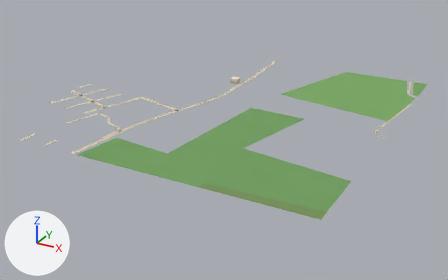
Before and after pictures for a commit that changed the glTF model public/assets/bengaluru-region-v1/tiles/t35_-25-l0.glb.
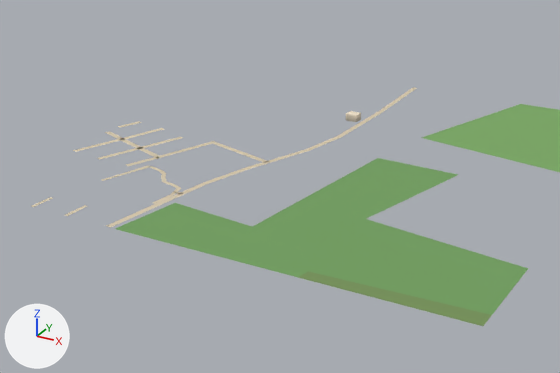
The first picture shows the older version from a 50 mm lens placed at (18179.0, -13034.0, 333.0), pointed at (17760.0, -12271.0, -48.0). The close-ups show the older and then the newer version on the part from 0% to 83% of the width and 1% to 90% of the height of that picture. Only the edits that show in the close-ups are written down. Arrows for +X, +Y and +Z are at lower left; the lights stay in place. Vertices at exactly the same position are counted once.

Names of what the first close-up shows: 'ground' and 1 more.
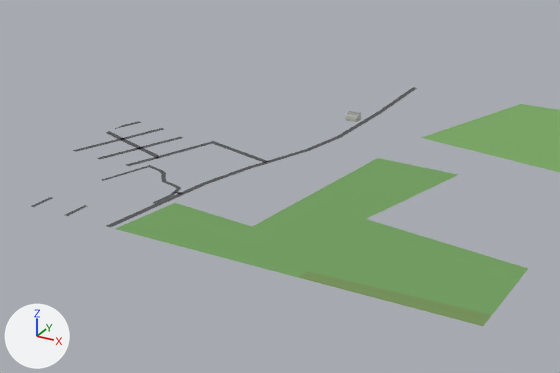
Location of each change, (x1, y1, x2, y2) in pixels of the close-ups (560 x 373 px; the box of a moved part takes in the faces that stretch with it):
part 1 of me_ground, moved or reshaped
    before: (31, 165, 183, 228)
    after: (31, 165, 183, 227)
part 2 of me_ground, reshaped
    before: (105, 121, 141, 139)
    after: (106, 121, 141, 139)
part 3 of me_ground, recoloured
    both: (73, 91, 411, 227)

The change, as a diff of the scene's bpy script:
```diff
--- a/public/assets/bengaluru-region-v1/tiles/t35_-25-l0.glb.py
+++ b/public/assets/bengaluru-region-v1/tiles/t35_-25-l0.glb.py
@@ me_ground @@
 # used by ob_ground; location = (17500.0, -12500.0, 0.0)
 # verts and faces of me_ground; kept vertices keep their numbers, new ones are numbered from 352
 # before: 52 (28.0, 173.0, 1.0) at pixel (119, 139), 53 (30.0, 179.0, 1.0) at pixel (124, 138), 54 (-1.0, 184.0, 1.0) at pixel (104, 132), 55 (1.0, 189.0, 1.0) at pixel (109, 131), 80 (12.0, 229.0, 1.0) at pixel (141, 122)
 # before: 82 (3.0, 204.0, 1.0) at pixel (120, 127), 83 (-3.0, 206.0, 1.0) at pixel (117, 126)
-me_ground.from_pydata(...)  # 352 vertices, 415 faces; spans x -3.0..501.0, y 0.0..500.0, z 1.0
+me_ground.from_pydata(...)  # 358 vertices, 421 faces; spans x 0.0..500.0, y 0.0..500.0, z 1.0
+# me_ground part 1
+# 5 faces are deleted
+# 6 vertices move from x 103.0..176.0, y 29.0..129.0, z 1.0 to x 104.0..175.0, y 19.0..130.0, z 1.0
+# 5 new faces join them
+# me_ground part 2
+delete_vertices([54, 82])  # with the faces that use them
+verts[55] = (0.0, 183.0, 1.0)  # moved, pixel (105, 132)
+verts[83] = (0.0, 214.0, 1.0)  # moved, pixel (124, 124)
+verts[352] = (0.0, 190.0, 1.0)  # pixel (109, 131)
+verts[353] = (0.0, 210.0, 1.0)  # pixel (121, 125)
+verts[354] = (4.0, 208.0, 1.0)  # pixel (123, 126)
+verts[355] = (0.0, 197.0, 1.0)  # pixel (113, 129)
+faces += [(53, 352, 55), (80, 83, 353), (80, 353, 354), (353, 355, 354)]
+# me_ground part 3: 105 kept faces spanning x 0.0..500.0, y 0.0..483.0, z 1.0 get new vertex colours; the middle colour goes from beige #d7c9ae to dark grey #535556
+# other edits to the shape of me_ground do not show in these pictures
 me_ground.materials.append(mat_ground)
```
